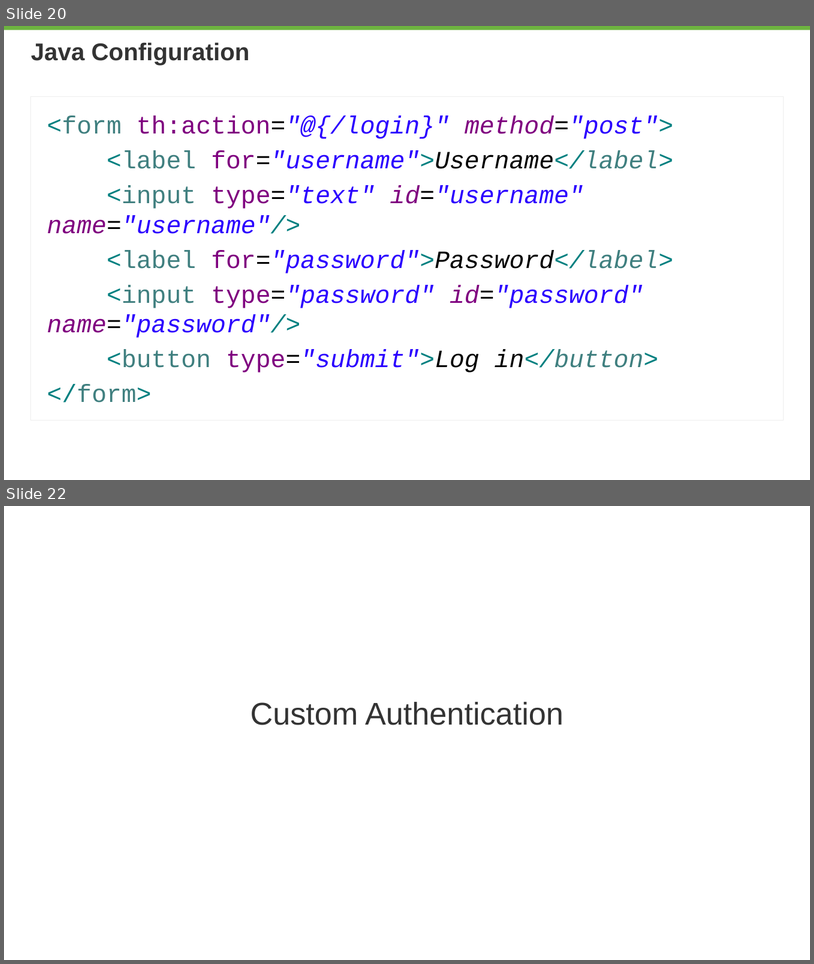
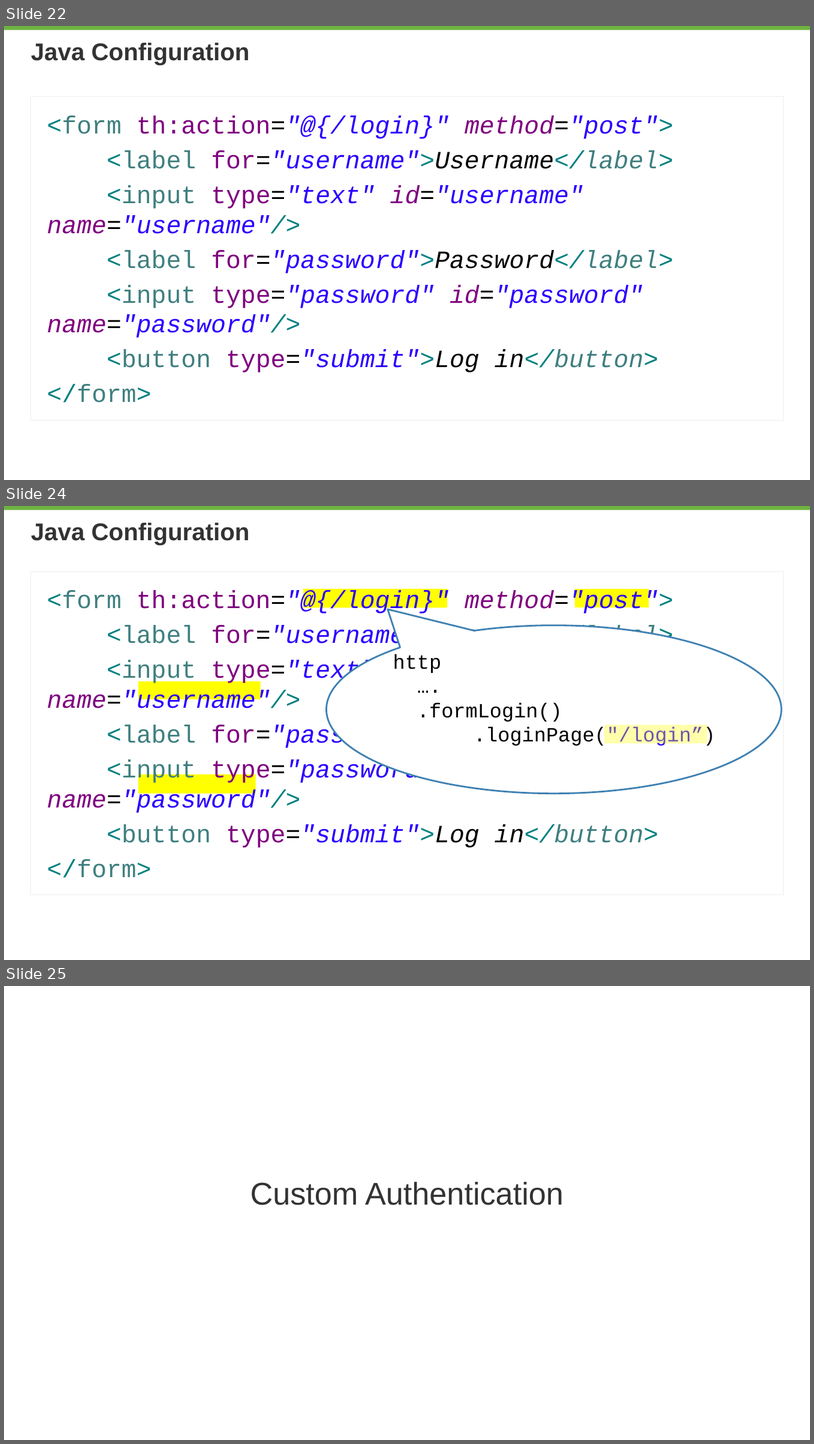
Before and after one commit to rwinch/spring-security-0-to-4.0, a slide deck: spring-security-0-to-4.0.pptx. Shown one above the other, each under a label of ours: slides 20 and 22 before the commit, slides 22, 24 and 25 after it; the slides between them are not shown. The pictures are 814x964 and 814x1444 pixels, drawn with LibreOffice and Linux fonts; fonts in the diff are those of the drawing; background and template pictures are left out. Boxes give left, top, right and bottom in pixels: in the first picture for what was removed or moved away, otherwise in the second. Text is boxed around its words. In the diff, an @@ line names an element or a change of style, - is before the commit and + after.

```diff
--- a/spring-security-0-to-4.0.pptx
+++ b/spring-security-0-to-4.0.pptx
@@ slide 24 added at [4, 506, 810, 960], background #FFFFFF; not listed: 1 template element that a slide beside it also shows @@
@@ title added at [31, 522, 250, 545], 21.6 pt, text #333333, bold @@
+Java Configuration
@@ text added at [30, 571, 784, 895], outline #EEEEEE 0.75 pt, 22.2 pt, text #2A00FF, italic @@
+<form th:action="@{/login}" method="post">
+<label for="username">Username</label>
+<input type="text" id="username" name="username"/>
+<label for="password">Password</label>
+<input type="password" id="password" name="password"/>
+<button type="submit">Log in</button>
+</form>
@@ rectangle added at [303, 589, 447, 607], fill #FFFF00 @@
@@ rectangle added at [575, 589, 649, 607], fill #FFFF00 @@
@@ speech bubble added at [327, 625, 782, 793], fill #FFFFFF, outline #3F81B3 1.5 pt, 18 pt, text #000000 @@
+http
+….
+.formLogin()
+.loginPage("/login”)
@@ rectangle added at [138, 681, 261, 699], fill #FFFF00 @@
@@ rectangle added at [605, 724, 708, 743], fill #FFFF00 at 33% opacity @@
@@ rectangle added at [138, 775, 257, 794], fill #FFFF00 @@
@@ what was slide 20 is now slide 22 @@
@@ what was slide 22 is now slide 25 @@
```
Also in this commit, not shown: 8 slides changed, 4 other slides added, 3 other files.
